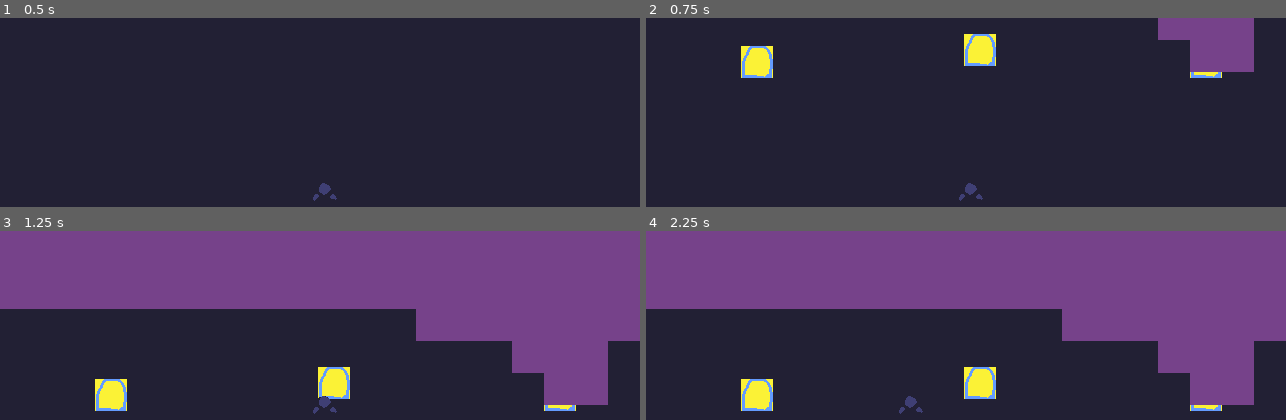
Above: before the commit, frames 1-4 (two rows, left to right).
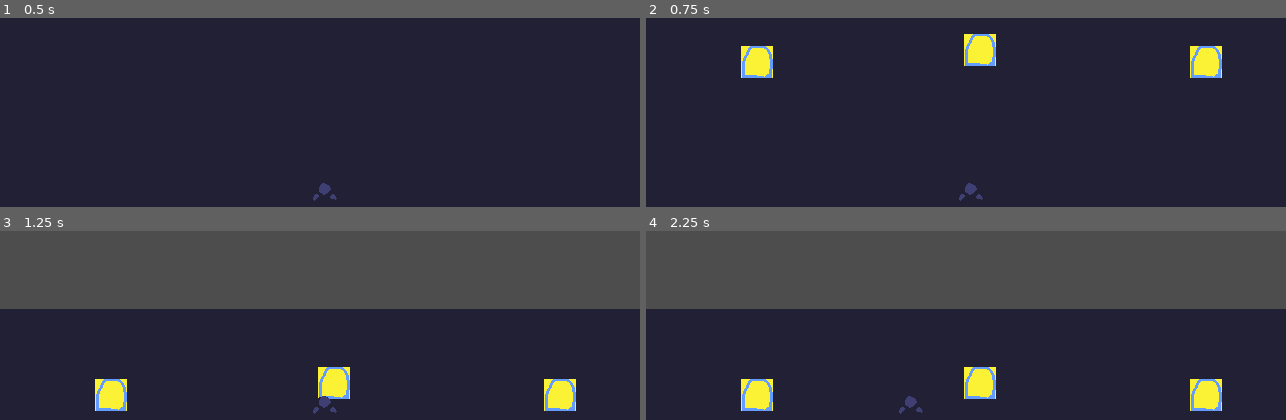
Above: after the commit, the same moments.

Repository: gwak-amole/untitleddreamgame
Game: Godot game, scene res://scenes/proto_dreamscape.tscn
The game is run twice, just before and just after one commit, with the same random seed, the same clock (stepped at 60 frames per second) and the same inputs. The project has no main scene, so this scene is started directly.
Inputs (mouse positions are in pixels of both pictures, inside the frame that each line leads up to):
- Up to frame 1 (0.5 s): no input
- Up to frame 2 (0.75 s): tap Enter at 0.5 s; move the mouse to (outside the picture) at 0.52 s; hold Up (ui_up) from 0.53 s (still down); tap Alt at 0.6 s; click (outside the picture) at 0.67 s
- Up to frame 3 (1.25 s): keep holding Up (ui_up)
- Up to frame 4 (2.25 s): move the mouse to (outside the picture) at 1.27 s; tap Shift at 1.35 s; tap Space at 2 s; move the mouse to (774, 357) at 2.02 s; release Up (ui_up) at 2.03 s; hold Left (ui_left) from 2.03 s (still down); tap Alt at 2.1 s

Frame 1 is identical in both runs. In frame 2, 3.4% of the frame differs, in the area x 80-95%, y 0-29%; in frame 3, 51%, in the area x 0-100%, y 0-93%; in frame 4, 51%.

Commit message:
Add dream revealing mechanic

Diff:
--- a/scenes/door.tscn
+++ b/scenes/door.tscn
@@ -27,3 +27,5 @@
 [node name="CollisionShape2D" type="CollisionShape2D" parent="Area2D" unique_id=51690883]
 position = Vector2(-1, 11)
 shape = SubResource("CapsuleShape2D_83dcw")
+
+[connection signal="body_entered" from="Area2D" to="." method="_on_area_2d_body_entered"]
--- a/scenes/proto_dreamscape.tscn
+++ b/scenes/proto_dreamscape.tscn
@@ -6,8 +6,11 @@
 [ext_resource type="PackedScene" uid="uid://c850hofmrkirh" path="res://scenes/proto_player.tscn" id="3_exk5y"]
 [ext_resource type="Script" uid="uid://cgtb5pv2nja2k" path="res://scripts/camera_2d.gd" id="4_bq7m3"]
 
-[node name="proto_dreamscape" type="Node2D" unique_id=1967923923]
+[node name="proto_dreamscape" type="Node2D" unique_id=1967923923 node_paths=PackedStringArray("dream1", "dream2", "door3")]
 script = ExtResource("1_c0rc8")
+dream1 = NodePath("first_dream")
+dream2 = NodePath("second_dream")
+door3 = NodePath("door3")
 
 [node name="first_dream" type="TileMapLayer" parent="." unique_id=612667195]
 tile_map_data = PackedByteArray("AAAAAAAAAAAAAAAAAAABAAAAAAAAAAAAAAACAAAAAAAAAAAAAAADAAAAAAAAAAAAAAAEAAAAAAAAAAAAAAAFAA …(5360 unchanged characters)…
--- a/scripts/door.gd
+++ b/scripts/door.gd
@@ -1,5 +1,6 @@
 extends RigidBody2D
 
+signal found_dream
 
 # Called when the node enters the scene tree for the first time.
 func _ready() -> void:
@@ -9,3 +10,9 @@
 # Called every frame. 'delta' is the elapsed time since the previous frame.
 func _process(delta: float) -> void:
 	pass
+
+
+func _on_area_2d_body_entered(body: Node2D) -> void:
+	if name == "door3":
+		if body.name == "proto_player":
+			found_dream.emit()
--- a/scripts/proto_dreamscape.gd
+++ b/scripts/proto_dreamscape.gd
@@ -1,11 +1,18 @@
 extends Node2D
 
+@export var dream1: TileMapLayer
+@export var dream2: TileMapLayer
+@export var door3: RigidBody2D
 
 # Called when the node enters the scene tree for the first time.
 func _ready() -> void:
-	pass # Replace with function body.
+	dream2.hide()
+	door3.connect("found_dream", reveal_dream2)
 
 
 # Called every frame. 'delta' is the elapsed time since the previous frame.
 func _process(delta: float) -> void:
 	pass
+
+func reveal_dream2():
+	dream2.show()
